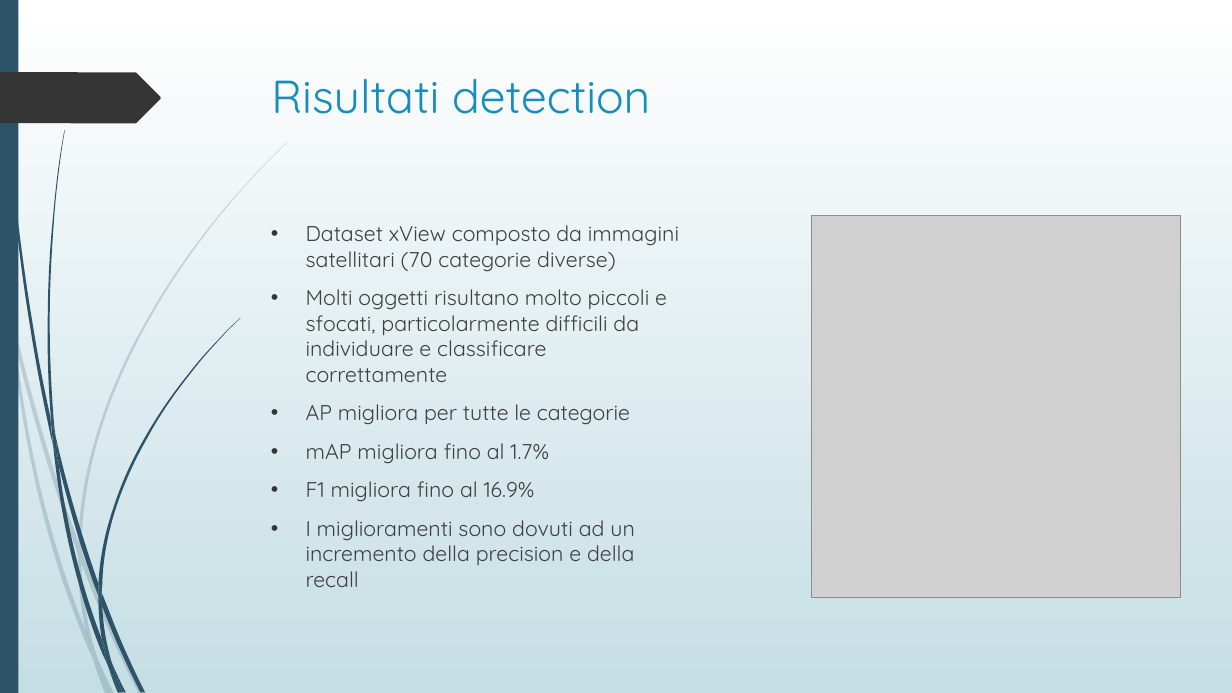
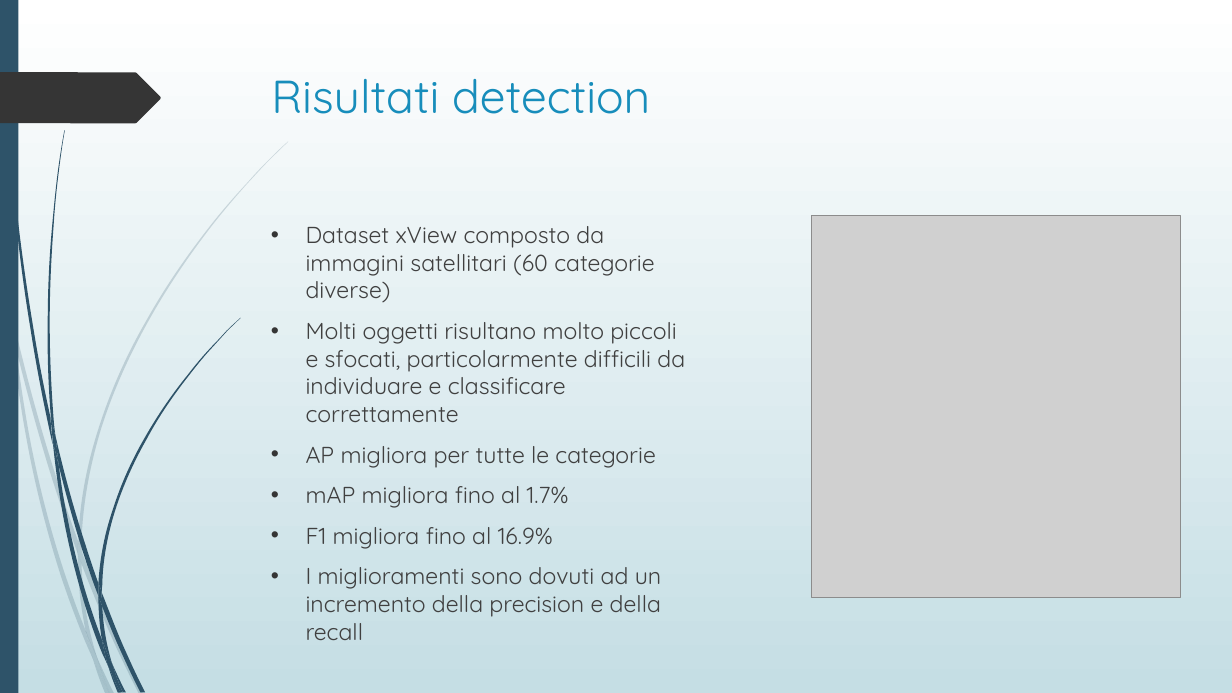
Before and after one commit to davide97l/Tesi-Laurea-Triennale, a slide deck: slide 8 of presentazione_tesi.pptx. Drawn at 1232x693 pixels with LibreOffice and Linux fonts; fonts in the diff are those of the drawing; grey boxes stand for pictures. Boxes give left, top, right and bottom in pixels: in the first picture for what was removed or moved away, otherwise in the second. Text is boxed around its words. In the diff, an @@ line names an element or a change of style, - is before the commit and + after.

```diff
--- a/presentazione_tesi.pptx
+++ b/presentazione_tesi.pptx
@@ text at <box>306,226,654,302</box>: text changed; size 16.6 to 18 pt @@
-• Dataset xView composto da immagini satellitari (70 categorie diverse)
+• Dataset xView composto da immagini satellitari (60 categorie diverse)
@@ text at <box>306,322,685,612</box>: size 16.6 to 18 pt in "Molti oggetti risultano molto piccoli e sfocati, ...", "AP migliora per tutte le categorie", "mAP migliora fino al 1.7%", "F1 migliora fino al 16.9%" and 1 more places @@
```
Also in this commit, not shown: 9 other slides changed, 3 other files.
